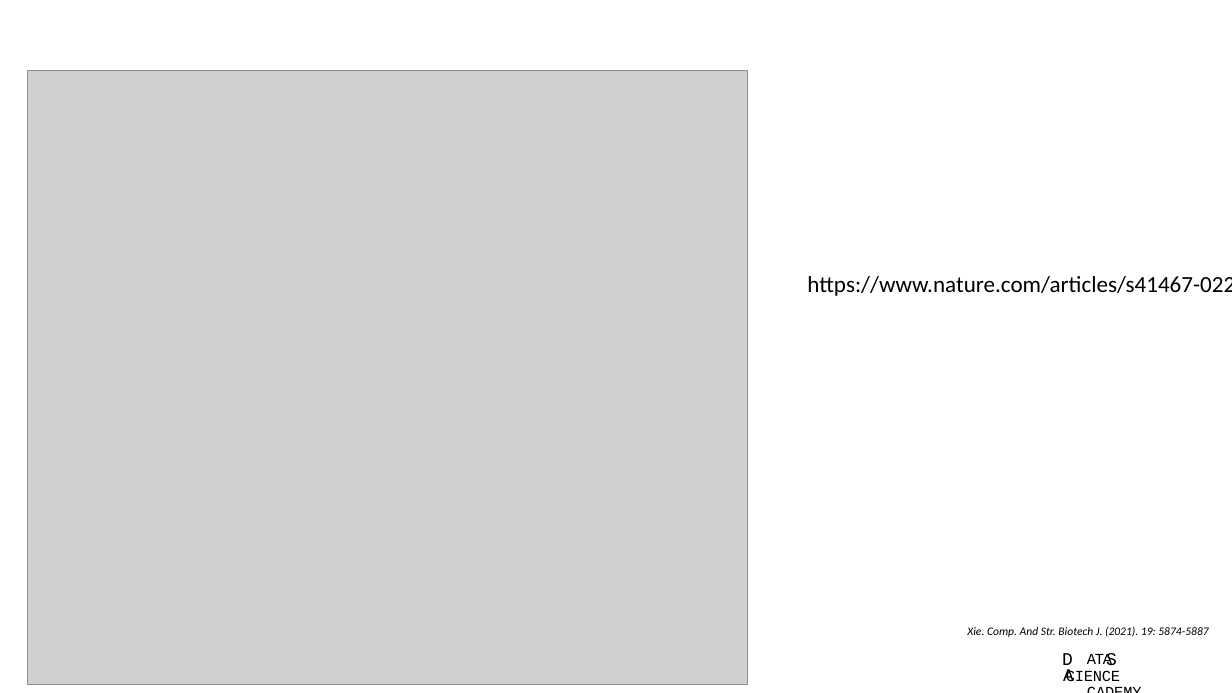
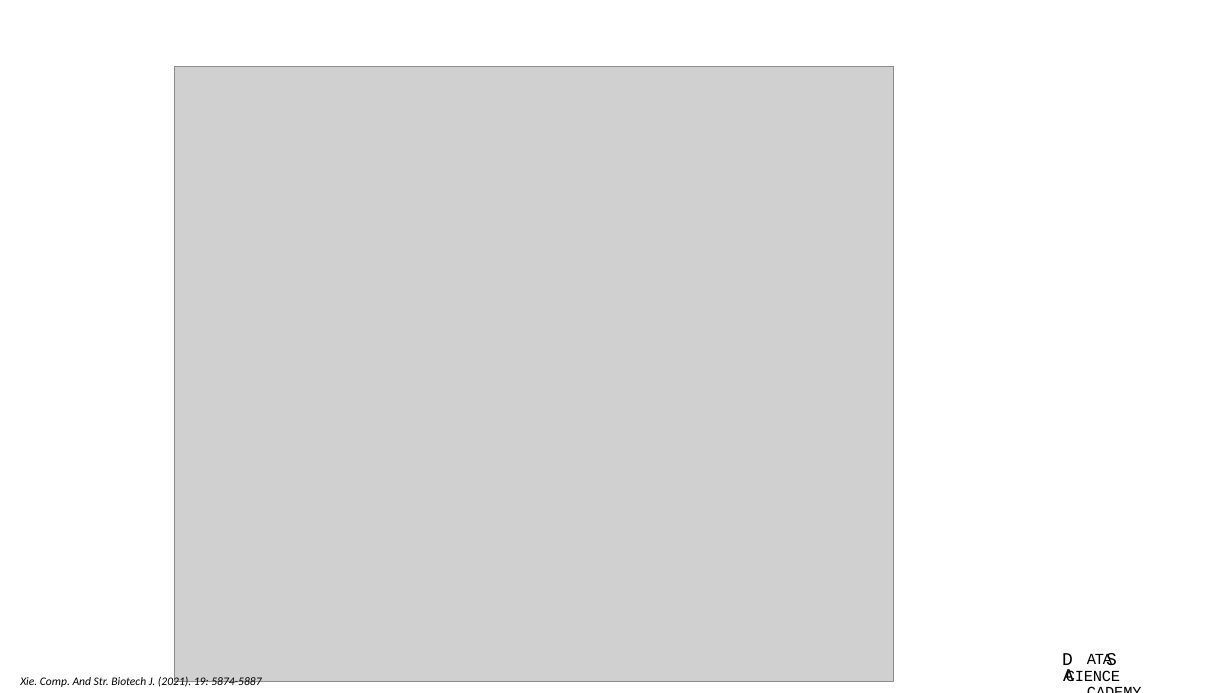
Before and after one commit to bacorli2/scrna_workshop, a slide deck: slide 3 of M4_Seurat_CellType/M5_Seurat_CellType.pptx (slide 2 before the commit). Drawn at 1232x693 pixels with LibreOffice and Linux fonts; fonts in the diff are those of the drawing; grey boxes stand for pictures; background and template pictures are left out. Boxes give left, top, right and bottom in pixels: in the first picture for what was removed or moved away, otherwise in the second. Text is boxed around its words. In the diff, an @@ line names an element or a change of style, - is before the commit and + after.

```diff
--- a/M4_Seurat_CellType/M5_Seurat_CellType.pptx
+++ b/M4_Seurat_CellType/M5_Seurat_CellType.pptx
@@ picture: place and size @@
-picture at (28, 70, 748, 685)
+picture at (174, 67, 894, 681)
@@ text removed at (807, 276, 1232, 296) @@
-https://www.nature.com/articles/s41467-022-28803-w
@@ text "Xie. Comp. And Str. Biotech ...": place and size @@
-text "Xie. Comp. And Str. Biotech ..." at (967, 626, 1208, 637)
+text "Xie. Comp. And Str. Biotech ..." at (20, 676, 261, 689)
```
Also in this commit, not shown: 3 other slides changed, 2 slides added, 1 other file.
